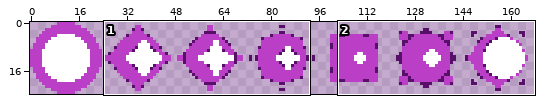
Sprite sheet -- sprites/projectiles/sprElectroPlasmaBig.png. The picture above shows the old version from afar; the outline marks the close-up.
Close-up. First the earlier version:
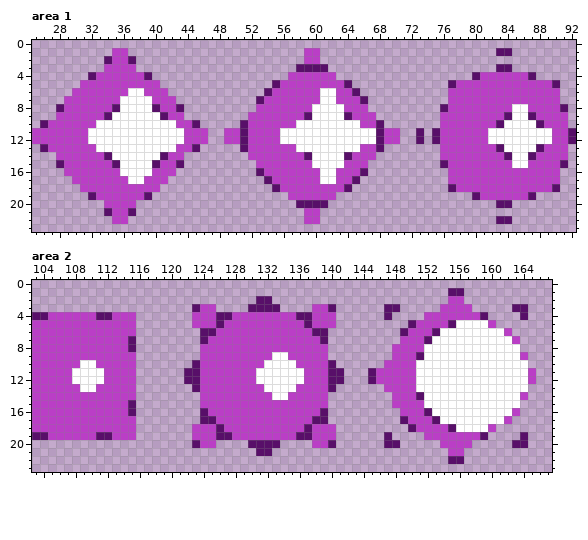
The file is 168x24 pixels. Shown: area 1: x 25..92, y 0..23; area 2: x 103..167, y 0..23.
And afterwards:
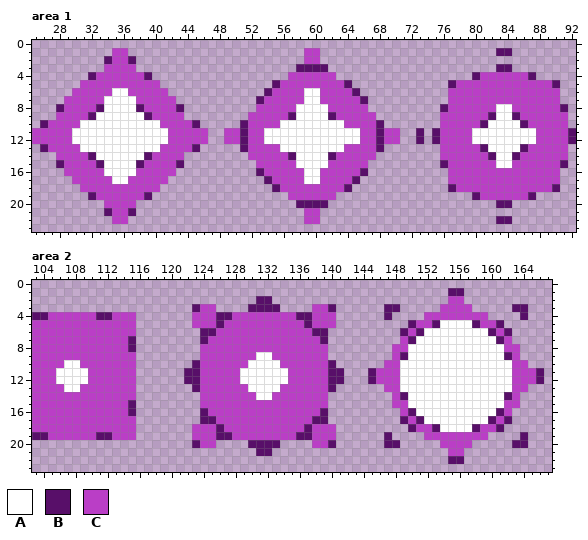
Palette (. is transparent): A #ffffff  B #580f69  C #ba3ec6
Diff:
Changed rows in their new state; - is an unchanged pixel.
Area 1:
first column x 30:
 6 -----AACC--------------------AACC---------------------------
 7 ----AA--CC-------------------AACC---------------------------
 8 ---BAA--BCC-----------------AA--CC-------------------AACC---
 9 --BAA----BCC---------------BAA--BCC-----------------BAABCC--
10 -AA--------CC-------------AA------CC---------------BAA--BCC-
11 AA----------CC----------AA----------CC------------AA------CC
12 AA----------CC----------AA----------CC------------AA------CC
13 -AA--------CC-------------AA------CC---------------BAA--BCC-
14 --BAA----BCC---------------BAA--BCC-----------------BAABCC--
15 ---BAA--BCC-----------------AA--CC-------------------AACC---
16 ----AA--CC-------------------AACC---------------------------
17 -----AACC--------------------AACC---------------------------
Area 2:
first column x 106:
 4 -----------------------------------------------------C-------
 5 -----------------------------------------------BAA--BC-B-----
 6 ---------------------------------------------BAA------BCB----
 7 --------------------------------------------BAA--------BC.---
 8 --------------------------------------------AA----------CC---
 9 -------------------------AACC--------------BAA----------BC.--
10 -AACC-------------------AA--CC-------------AA------------CC--
11 AA--CC-----------------AA----CC------------AA------------CC-B
12 AA--CC-----------------AA----CC------------AA------------CC-B
13 -AACC-------------------AA--CC-------------AA------------CC--
14 -------------------------AACC--------------BAA----------BC.--
15 --------------------------------------------AA----------CC---
16 --------------------------------------------BAA--------BC.---
17 ---------------------------------------------BAA------BCB----
18 -----------------------------------------------BAA--BC-B-----
19 -----------------------------------------------------C-------
Changed places in both close-ups, as pixel boxes (x1, y1, x2, y2):
changed: (72, 88, 184, 184)
changed: (264, 88, 376, 184)
changed: (472, 104, 552, 168)
changed: (400, 312, 544, 440)
changed: (240, 352, 304, 400)
changed: (56, 360, 104, 392)
